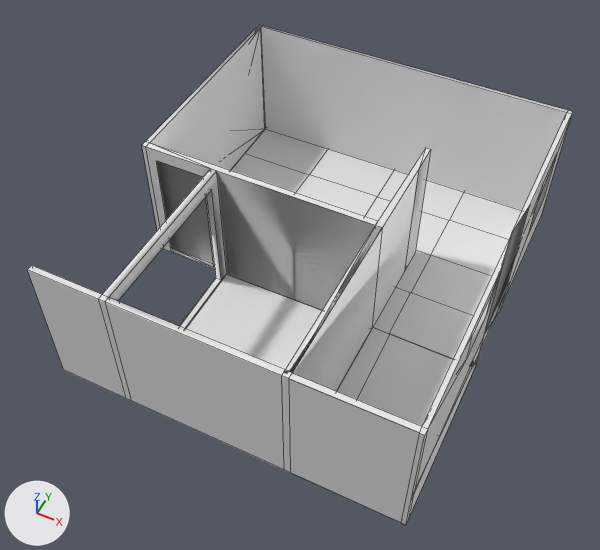
Renders of the OBJ model models/misc/WallsAndFloor.obj from each side of a commit.
Rendered twice from a camera (50 mm lens) standing at (16.9, -24.7, 30.0) and looking at (5.8, -2.4, 2.1). Every picture has the same lights, and +X, +Y and +Z are marked at lower left. Mesh edges are drawn as thin lines. Where no turn or scale is listed for an object, it has been applied to the vertices. Vertices at the same position are counted once.

The older version as bpy lines, for what is in view:
```python
me_floor = bpy.data.meshes.new('Floor')
me_floor.from_pydata(...)  # 48 vertices, 33 faces; spans x -1.8..14.2, y -10.1..8.8, z 0.0..0.1
me_floor.materials.append(mat_material_003)  # white #e7e7e7
me_wall = bpy.data.meshes.new('Wall')
me_wall.from_pydata(...)  # 117 vertices, 109 faces, 6 loose edges; spans x -2.1..14.3, y -10.3..8.6, z 0.0..6.6
me_wall.materials.append(mat_wallpaint)  # white #e7e7e7
ob_floor = bpy.data.objects.new('Floor', me_floor)
ob_floor.location = (0.0, 0.0, 0.0)
ob_wall = bpy.data.objects.new('Wall', me_wall)
ob_wall.location = (0.0, 0.0, 0.0)
```
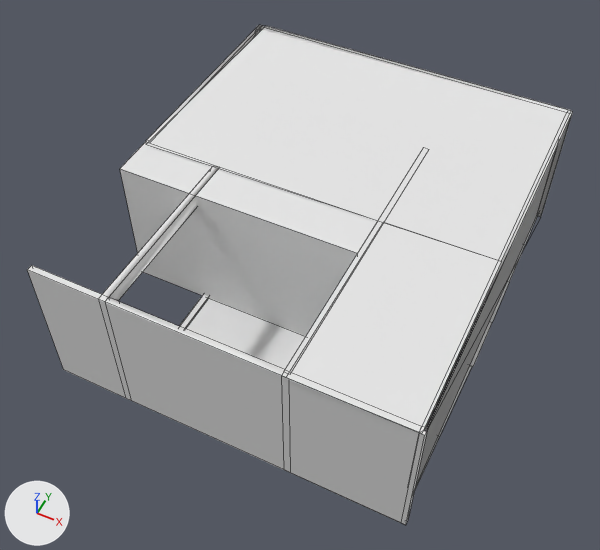
Edits to the bpy script that builds the scene:
```text
Add mat_material_001:
    mat_material_001 = principled_material('Material.001')
    mat_material_001.base_color = (0.8, 0.8, 0.8)  # white #e7e7e7
    mat_material_001.roughness = 1.0
Change me_wall:
    used by ob_wall; location = (0.0, 0.0, 0.0)
    remove me_wall.from_pydata(...)  # 117 vertices, 109 faces, 6 loose edges; spans x -2.1..14.3, y -10.3..8.6, z 0.0..6.6
    add me_wall.from_pydata(...)  # 87 vertices, 78 faces; spans x -2.1..14.3, y -10.3..8.6, z 0.0..6.6
    me_wall part 1
    45 vertices are removed from x -2.1..14.3, y -10.1..6.9, z 0.0..6.6
    60 faces are deleted
    6 loose edges are deleted
    2 vertices move within x 9.3, y -10.1, z 0.0..6.6
    9 vertices are added at x -2.0..14.0, y -10.2..3.2, z 0.0..6.6
    6 new vertices lie (0.0, 0.0, 6.6) away from vertices in x -2.0..9.3, y -10.1..3.2, z 0.0
    29 new faces join them
Add me_roof:
    me_roof.from_pydata([(14.2, -1.9, 6.6), (14.2, 8.7, 6.6), (-1.8, 8.8, 6.5), (-1.9, -2.1, 6.6), (14.2, -10.3, 6.6), (14.2, -1.9, 6.6), (9.3, -1.9, 6.6), (9.2, -10.4, 6.6)], [], [(2, 1, 0, 3), (6, 5, 4, 7)])
    for i in [1]: me_roof.polygons[i].material_index = 1
    me_roof.materials.append(mat_material_003)  # white #e7e7e7
    me_roof.materials.append(mat_material_001)  # white #e7e7e7
Add ob_roof:
    ob_roof = bpy.data.objects.new('Roof', me_roof)
    ob_roof.location = (0.0, 0.0, 0.0)
```

Boxes (x1, y1, x2, y2) around the edits, measured in the pictures (600 x 550 px):
'Roof', added: after (146, 26, 571, 434)
    faces in mat_material_003 (white #e7e7e7): (146, 26, 571, 262)
    faces in mat_material_001 (white #e7e7e7): (286, 223, 501, 434)
part 1 of me_wall, cut back: before (102, 113, 572, 519); after (102, 114, 572, 488)
'Floor', unchanged, covered by the edit: before (186, 129, 522, 426); after (186, 212, 539, 489)
